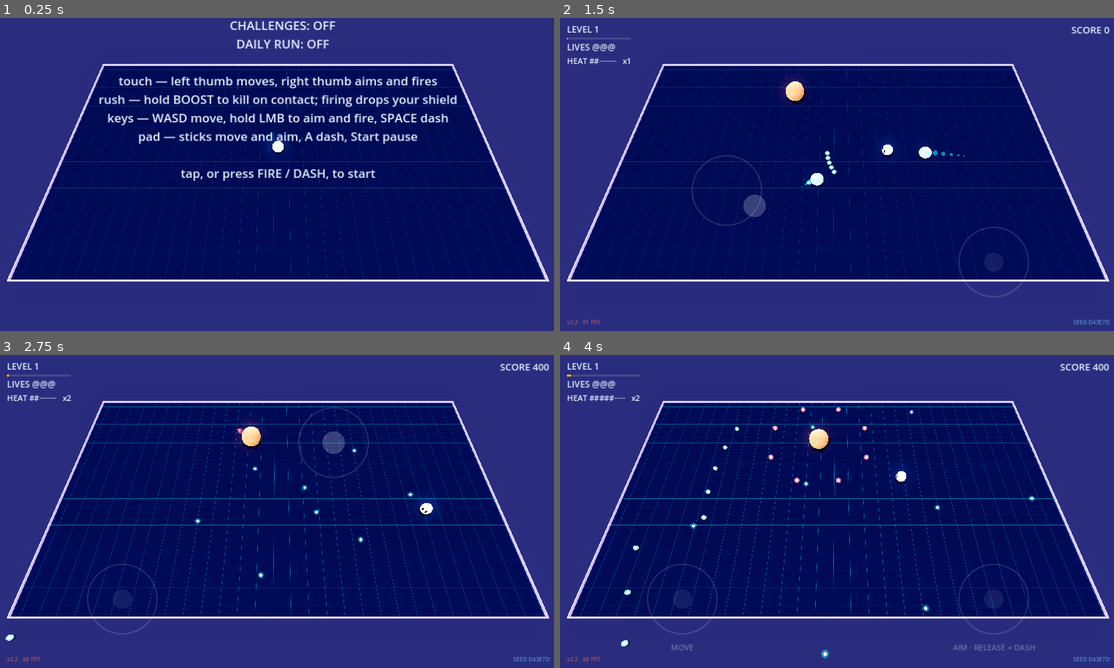
Above: before the commit, frames 1-4 (two rows, left to right).
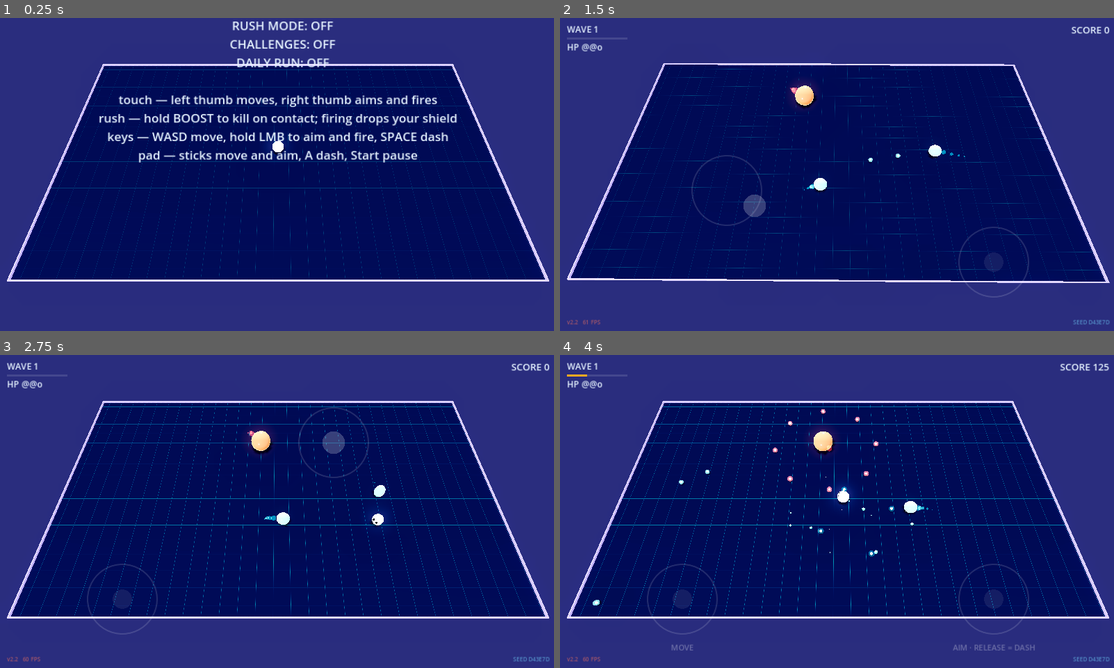
Above: after the commit, the same moments.

Repository: mbace1/toko-drop-godot
Game: Godot game, scene res://scenes/main.tscn
Two runs of this game, one before a commit and one after it. Both use one fixed random seed, a clock stepped at 60 frames per second and the inputs below.
Inputs (mouse positions are in pixels of both pictures, inside the frame that each line leads up to):
- Up to frame 1 (0.25 s): no input
- Up to frame 2 (1.5 s): tap Enter at 0.5 s; move the mouse to (958, 158) at 0.52 s; hold D (move_right) 0.53-1.25 s; tap Space (dash) at 0.6 s; click (958, 158) at 0.67 s; drag from (726, 190) to (809, 237) at 1.27 s
- Up to frame 3 (2.75 s): move the mouse to (332, 442) at 2.02 s; press the mouse at (332, 442) at 2.03 s; hold D (move_right) from 2.03 s (still down); tap Space (dash) at 2.3 s
- Up to frame 4 (4 s): release D (move_right) at 2.75 s; release the mouse at (892, 442) at 2.75 s; drag from (809, 574) to (670, 464) at 2.77 s; move the mouse to (1003, 558) at 3.52 s; hold A (move_left) from 3.53 s (still down); hold Q from 3.53 s (still down); tap Space (dash) at 3.8 s

The runs differ from the first frame. In frame 1, 6.8% of the frame differs, in the area x 17-83%, y 0-52%; in frame 2, 4.4%; in frame 3, 1.5%; in frame 4, 1.6%.

Commit message:
Default the menu to CLASSIC and give the title screen visual hierarchy
Two bugs from one phone report ("still hard to read menus", plus getting
a shotgun on what should have been a first run): MODE_ROWS had no
Mode.CLASSIC row, so _show_menu() parked the caret on RUSH (the first
"ready" row) and a tap/dash before touching the d-pad launched Rush
instead of the plain original run — added an explicit, always-ready
CLASSIC row first, matching main.js's default mode.

The title screen was also one Label at one font size throughout, with
none of main.js's hierarchy (a huge glowing logo.png wordmark over small
plain copy). Added a second, big gold "TOKO DROP" Label shown only on
the menu. Getting it to sit in the right place took a second pass:
main.js's #overlay is ONE div, centred as a whole (top:50%, transform:
translate(-50%,-50%)); this port's title and message body are two
independent Controls, so both are now anchored to the same centre point
and _position_title() reads the message body's actual (per-redraw)
height to stack the title directly above it, instead of a fixed pixel
offset that landed in a different part of the screen from the message on
a tall portrait viewport. _menu_text() also dropped its now-redundant
"TOKO DROP" header line and moved "tap, or press FIRE / DASH, to start"
up next to the subtitle, ahead of the mode-row list, matching main.js's
own top-to-bottom order.

Verified: tests/smoke.gd green, clean headless scene boot, and a
Playwright pass on a Pixel-7-profile local Web export — the title now
reads as a real hierarchy above the mode list, and a quick tap-to-start
lands in CLASSIC (WAVE 1 HUD, no Rush heat/boost bar) rather than Rush.

Co-Authored-By: Claude Sonnet 5 <noreply@anthropic.com>
Claude-Session: https://claude.ai/code/session_01YVYCthnnpMWQ6WawyhARue

Diff:
--- a/scripts/main.gd
+++ b/scripts/main.gd
@@ -73,7 +73,19 @@
 ## one place when they are decided.
 enum Mode { CLASSIC, ROGUELIKE, RUSH, CHALLENGE, DAILY }
 
+## CLASSIC is listed FIRST and is always "ready" — `_show_menu()` parks the
+## cursor on the first ready row, so this is what a player who just taps
+## FIRE without navigating actually launches into. Before this row existed
+## that fell through to RUSH (the next ready row after the not-yet-built
+## ROGUELIKE), which is a real bug a real phone found 2026-08-27: tapping
+## through the menu launched Rush — wrong weapon (the shotgun), wrong mode
+## — for anyone who did what the "tap, or press FIRE / DASH, to start" line
+## on the menu itself tells them to do. main.js's own title screen defaults
+## to classic/arcade the same way (a big "tap to start", Roguelike a small
+## OFF-by-default toggle beneath it) — this restores that.
 const MODE_ROWS := [
+	{"mode": Mode.CLASSIC, "label": "CLASSIC MODE",
+	 "note": "the original run — dash, guns, a climbing streak", "ready": true},
 	{"mode": Mode.ROGUELIKE, "label": "ROGUELIKE MODE",
 	 "note": "no upgrades — pure arcade survival", "ready": false},
 	{"mode": Mode.RUSH, "label": "RUSH MODE",
@@ -191,6 +203,7 @@
 var _wave_label: Label
 var _score_label: Label
 var _msg_label: Label
+var _title_label: Label
 
 ## main.js's own check, ported verbatim: the ACTUAL device/window aspect,
 ## not a stored preference — a game that opens portrait and gets rotated
@@ -537,6 +550,26 @@
 	_death_wash.mouse_filter = Control.MOUSE_FILTER_IGNORE
 	hud.add_child(_death_wash)
 
+	# main.js's title screen has real visual HIERARCHY — a huge glowing
+	# hand-drawn "TOKO DROP" logo, then much smaller plain text for
+	# everything else. This port's menu was one Label at one font size
+	# throughout, with no size/colour contrast at all — a real gap a real
+	# phone's "still hard to read" report pointed at (2026-08-27). A
+	# separate, big, warm-gold title label is the cheapest way to actually
+	# emulate that hierarchy without rebuilding the menu as BBCode/rich
+	# text (a bigger, riskier change to a control several other screens —
+	# pause, death, level-end — already depend on behaving exactly as a
+	# plain Label).
+	_title_label = _make_label(56)
+	_title_label.text = "TOKO DROP"
+	_title_label.add_theme_color_override("font_color", Color(1.0, 0.8, 0.267))
+	_title_label.set_anchors_preset(Control.PRESET_CENTER)
+	_title_label.grow_horizontal = Control.GROW_DIRECTION_BOTH
+	_title_label.grow_vertical = Control.GROW_DIRECTION_BOTH
+	_title_label.horizontal_alignment = HORIZONTAL_ALIGNMENT_CENTER
+	_title_label.hide()
+	hud.add_child(_title_label)
+
 	_msg_label = _make_label(28)
 	_msg_label.set_anchors_preset(Control.PRESET_CENTER)
 	_msg_label.grow_horizontal = Control.GROW_DIRECTION_BOTH
@@ -696,6 +729,7 @@
 	if input_mgr.pause_pressed():
 		if state == State.PLAYING:
 			state = State.PAUSED
+			_title_label.hide()
 			_msg_label.text = "PAUSED\n\npress PAUSE to resume"
 			_msg_label.show()
 		elif state == State.PAUSED:
@@ -721,19 +755,23 @@
 					if Challenges.unlocked(challenge_i, save):
 						break
 				_msg_label.text = _menu_text()
+				_position_title()
 				return
 			if MODE_ROWS[_menu_row]["mode"] == Mode.RUSH \
 					and (Input.is_action_just_pressed("move_left") \
 					or Input.is_action_just_pressed("move_right")):
 				rush.cycle_ability(1 if Input.is_action_just_pressed("move_right") else -1)
 				_msg_label.text = _menu_text()
+				_position_title()
 				return
 			if Input.is_action_just_pressed("move_down"):
 				_menu_row = mini(_menu_row + 1, MODE_ROWS.size() - 1)
 				_msg_label.text = _menu_text()
+				_position_title()
 			elif Input.is_action_just_pressed("move_up"):
 				_menu_row = maxi(_menu_row - 1, 0)
 				_msg_label.text = _menu_text()
+				_position_title()
 			elif input_mgr.dash_pressed() or Input.is_action_just_pressed("fire") \
 					or input_mgr.left.active or input_mgr.right.active:
 				var row: Dictionary = MODE_ROWS[_menu_row]
@@ -1427,6 +1465,7 @@
 	graze_count = 0
 	_weapon_name = "SINGLE"
 	waves.start_wave()
+	_title_label.hide()
 	_msg_label.hide()
 
 ## Capture-only: fast-forward the director so tools/capture.gd can photograph
@@ -1531,6 +1570,7 @@
 		out.append("tier C or better opens the next level")
 	out.append("")
 	out.append("tap, or press FIRE / DASH, to try again")
+	_title_label.hide()
 	_msg_label.text = "
 ".join(out)
 	_msg_label.show()
@@ -1680,10 +1720,25 @@
 	out.append("SEED %s" % waves.seed_text())
 	out.append("")
 	out.append("tap, or press FIRE / DASH, to retry")
+	_title_label.hide()
 	_msg_label.text = "
 ".join(out)
 	_msg_label.show()
 	_open_feedback()
+
+## _title_label and _msg_label share ONE anchor point (hud's own centre)
+## the same way main.js's #overlay is a SINGLE centered div (index.html:
+## `top:50%; left:50%; transform:translate(-50%,-50%)`) — the title and the
+## menu text move together as one block. Two independent Controls can't
+## share a container without a bigger restructure, so this stacks them by
+## reading each other's actual (post-text) height every time the menu text
+## changes, rather than a fixed pixel guess that only matched one row count.
+func _position_title() -> void:
+	if _title_label == null or not _title_label.visible:
+		return
+	var msg_h := _msg_label.get_minimum_size().y
+	var title_h := _title_label.get_minimum_size().y
+	_title_label.position.y = -(msg_h * 0.5 + title_h * 0.5 + 24.0)
 
 func _show_menu() -> void:
 	state = State.MENU
@@ -1693,7 +1748,9 @@
 		if MODE_ROWS[r]["ready"]:
 			_menu_row = r
 			break
+	_title_label.show()
 	_msg_label.text = _menu_text()
+	_position_title()
 	_msg_label.show()
 	# NOT _open_feedback() — this is the fresh title screen, not a death
 	# recap, and _open_feedback() asks a question keyed off whatever run
@@ -1708,7 +1765,13 @@
 ## pass. The selected mode row is marked with a caret, the same way the
 ## browser hub marks its selection.
 func _menu_text() -> String:
-	var out := ["TOKO DROP", "", "twin-stick swarm survival", ""]
+	var out := ["twin-stick swarm survival", ""]
+	save.mode = _menu_mode_key()
+	if save.hi_score > 0:
+		out.append("best %d" % save.hi_score)
+		out.append("")
+	out.append("tap, or press FIRE / DASH, to start")
+	out.append("")
 	for i in MODE_ROWS.size():
 		var row: Dictionary = MODE_ROWS[i]
 		var caret := ">" if i == _menu_row else " "
@@ -1751,11 +1814,6 @@
 	out.append("keys \u2014 WASD move, hold LMB to aim and fire, SPACE dash")
 	out.append("pad \u2014 sticks move and aim, A dash, Start pause")
 	out.append("")
-	save.mode = _menu_mode_key()
-	if save.hi_score > 0:
-		out.append("best %d" % save.hi_score)
-		out.append("")
-	out.append("tap, or press FIRE / DASH, to start")
 	return "\n".join(out)
 
 ## Which save bucket the CURRENT run belongs to, and which the menu should
Not shown, changed: PORT_STATUS.md
